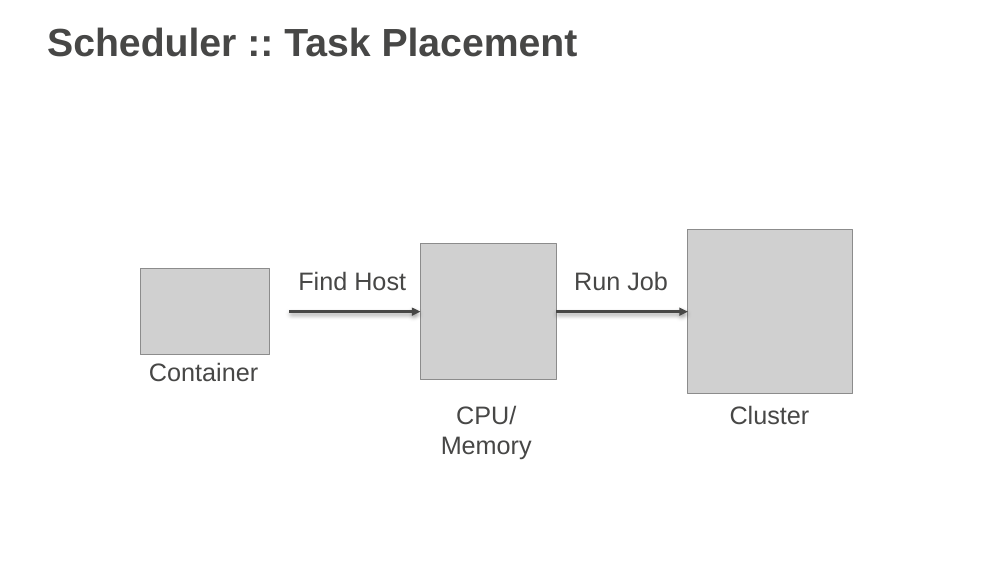
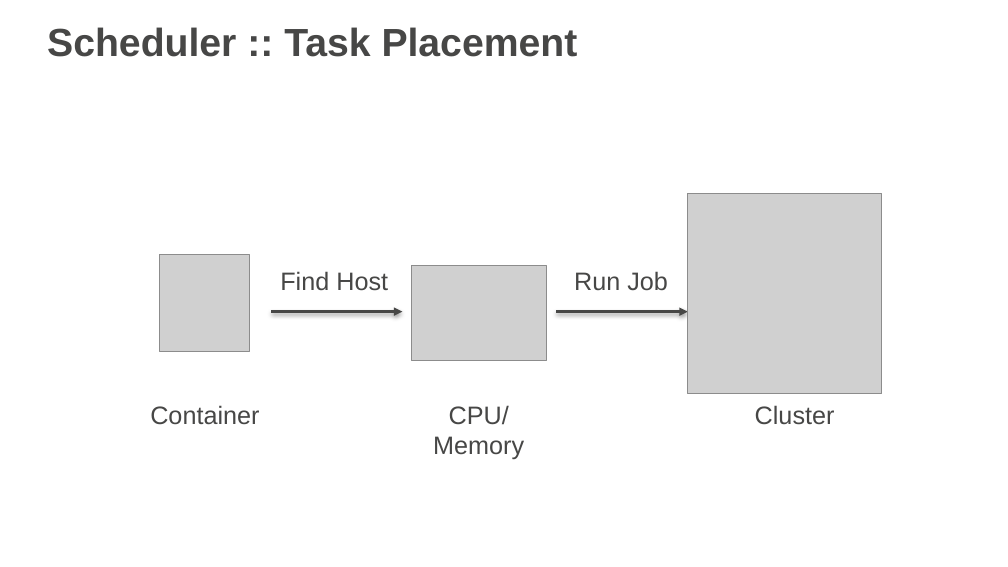
Before and after one commit to remind101/reInvent-2015, a slide deck: slide 14 of slides/slides-loft.pptx. Drawn at 1008x567 pixels with LibreOffice and Linux fonts; fonts in the diff are those of the drawing; grey boxes stand for pictures; background and template pictures are left out. Boxes give left, top, right and bottom in pixels: in the first picture for what was removed or moved away, otherwise in the second. Text is boxed around its words. In the diff, an @@ line names an element or a change of style, - is before the commit and + after.

```diff
--- a/slides/slides-loft.pptx
+++ b/slides/slides-loft.pptx
@@ picture: place and size @@
-picture at <box>687,230,852,394</box>
+picture at <box>687,194,882,394</box>
@@ picture: place and size @@
-picture at <box>140,268,270,355</box>
+picture at <box>159,254,249,351</box>
@@ text "Find Host": place and size @@
-text "Find Host" at <box>298,271,406,291</box>
+text "Find Host" at <box>280,271,388,291</box>
@@ picture: place and size @@
-picture at <box>420,244,556,380</box>
+picture at <box>411,265,546,361</box>
@@ arrow moved from (289, 311) - (420, 311) to (271, 311) - (402, 311) @@
@@ text "Container": place and size @@
-text "Container" at <box>149,362,258,382</box>
+text "Container" at <box>150,405,259,425</box>
@@ text "CPU/": place and size @@
-text "CPU/" at <box>441,405,532,459</box>
+text "CPU/" at <box>433,405,524,459</box>
@@ text "Cluster": place and size @@
-text "Cluster" at <box>730,405,810,425</box>
+text "Cluster" at <box>755,405,835,425</box>
```
Also in this commit, not shown: 18 other slides changed, 1 other file.
